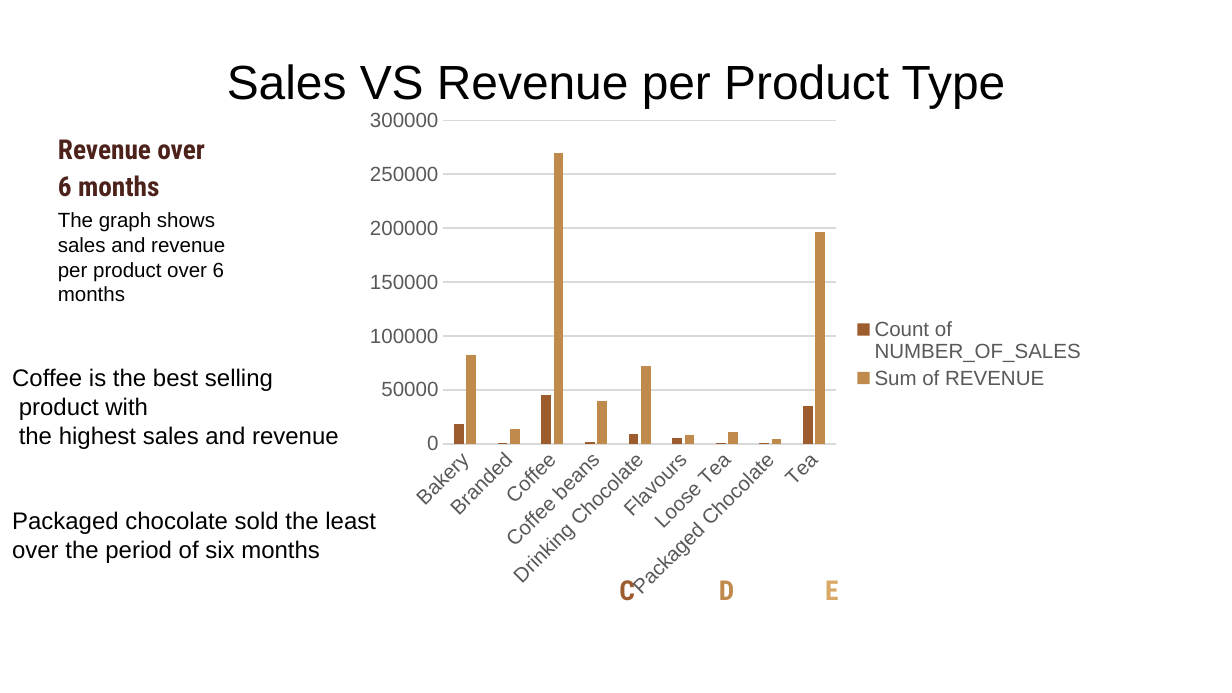
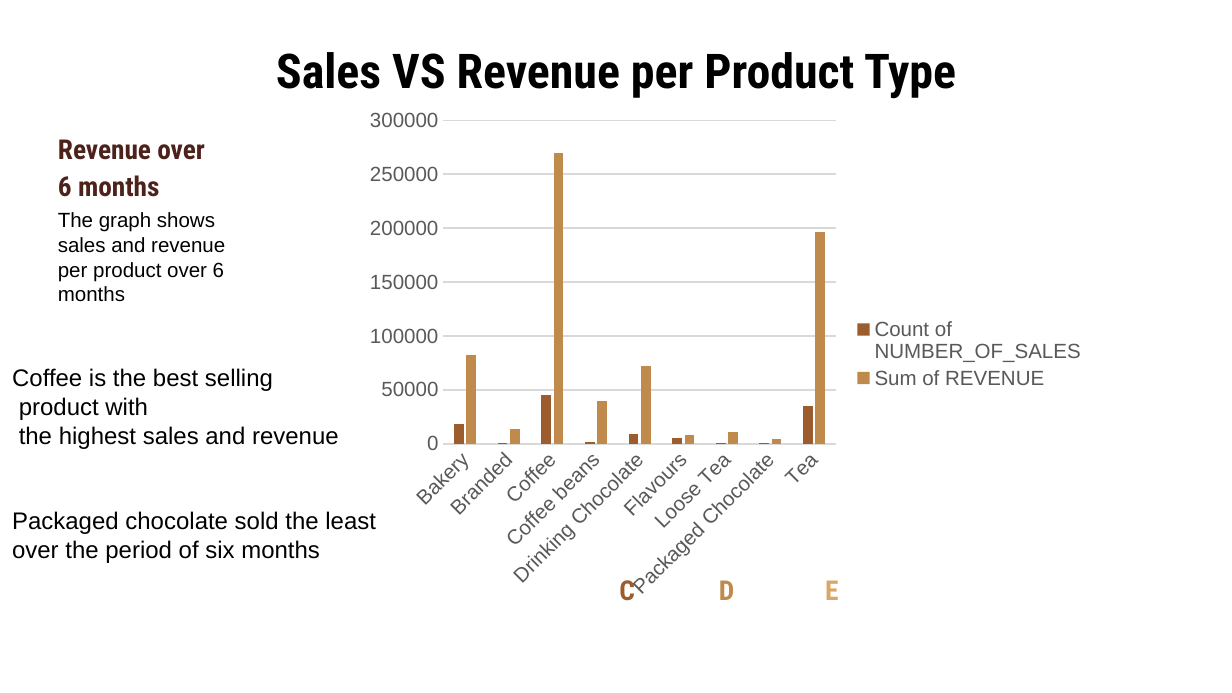
Before and after one commit to anelisaaphelele1-cmyk/BrightCoffee-Shop-Analysis, a slide deck: slide 5 of BrightCoffee Presentation.pptx. Drawn at 1232x693 pixels with LibreOffice and Linux fonts; fonts in the diff are those of the drawing. Boxes give left, top, right and bottom in pixels: in the first picture for what was removed or moved away, otherwise in the second. Text is boxed around its words. In the diff, an @@ line names an element or a change of style, - is before the commit and + after.

```diff
--- a/BrightCoffee Presentation.pptx
+++ b/BrightCoffee Presentation.pptx
@@ text "Sales VS Revenue per Product ...": place and size @@
-text "Sales VS Revenue per Product ..." at box(227, 64, 1006, 108)
+text "Sales VS Revenue per Product ..." at box(276, 52, 956, 99)
@@ text "Sales VS Revenue per Product ..." at box(276, 52, 956, 99): font Arial to Roboto Condensed, bold on @@
```
Also in this commit, not shown: 3 other slides changed.
